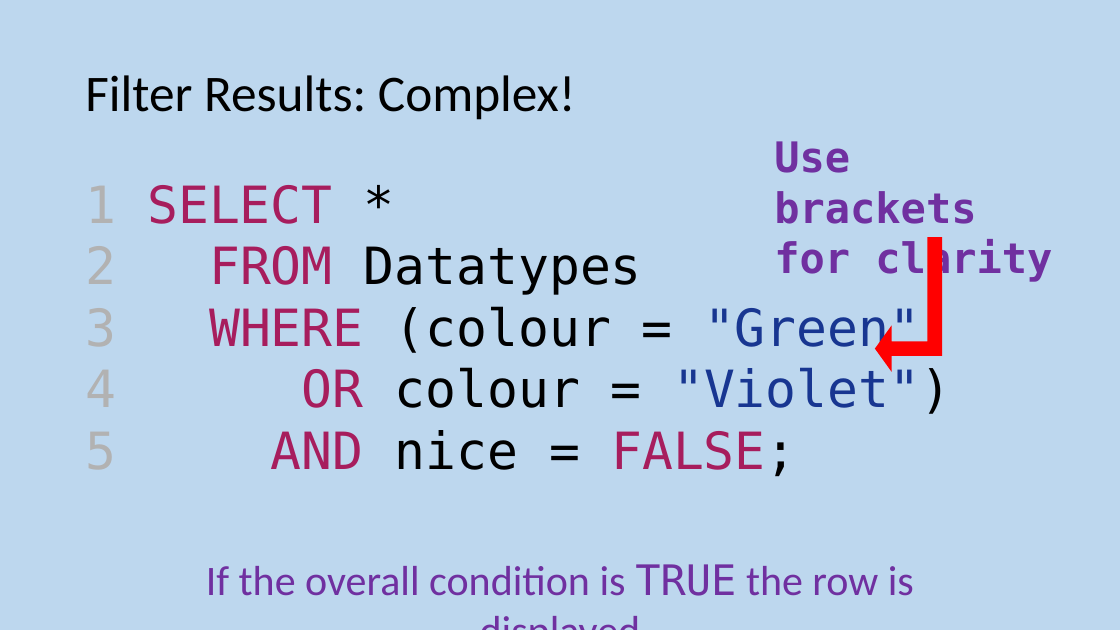
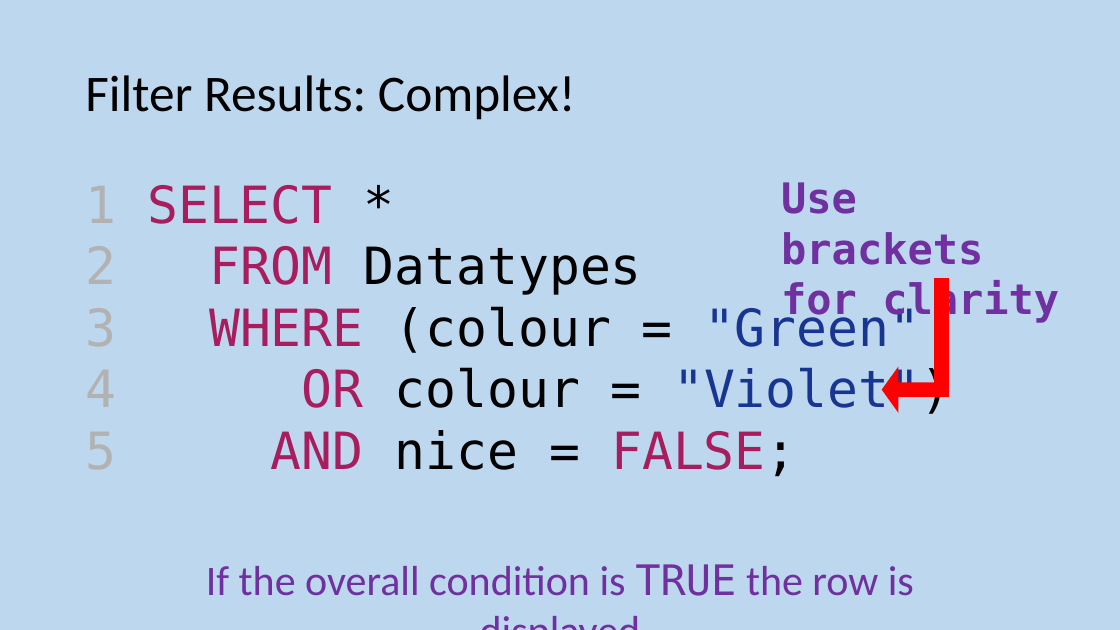
Before and after one commit to MrFriendCS/MrFriendCS.github.io, a slide deck: slide 67 of n5-cs/ddd/N5 CS DDD Slides.pptx. Drawn at 1120x630 pixels with LibreOffice and Linux fonts; fonts in the diff are those of the drawing. Boxes give left, top, right and bottom in pixels: in the first picture for what was removed or moved away, otherwise in the second. Text is boxed around its words. In the diff, an @@ line names an element or a change of style, - is before the commit and + after.

```diff
--- a/n5-cs/ddd/N5 CS DDD Slides.pptx
+++ b/n5-cs/ddd/N5 CS DDD Slides.pptx
@@ text "Use brackets for clarity" moved from (x1=774, y1=141, x2=1052, y2=283) to (x1=781, y1=182, x2=1059, y2=324) @@
@@ bent up arrow moved from (x1=875, y1=237, x2=942, y2=373) to (x1=882, y1=278, x2=949, y2=413) @@
```
Also in this commit, not shown: 2 other slides changed, 5 other files.
